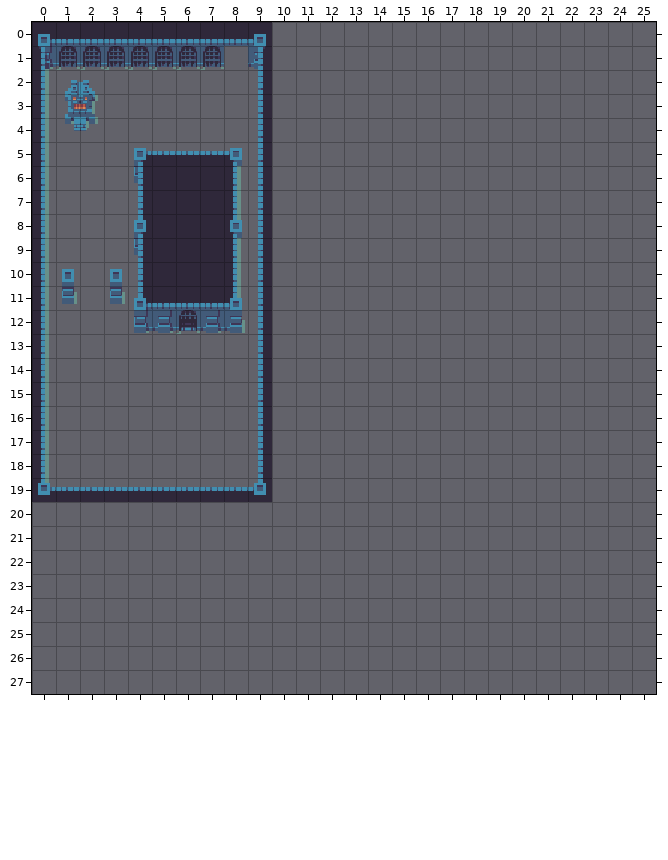
An edit to a level. Tiled map, res/map/map.tmx. Above is the file before it was changed.
Cells are 16x16 px. Shown: x 0..25, y 0..27.
New version:
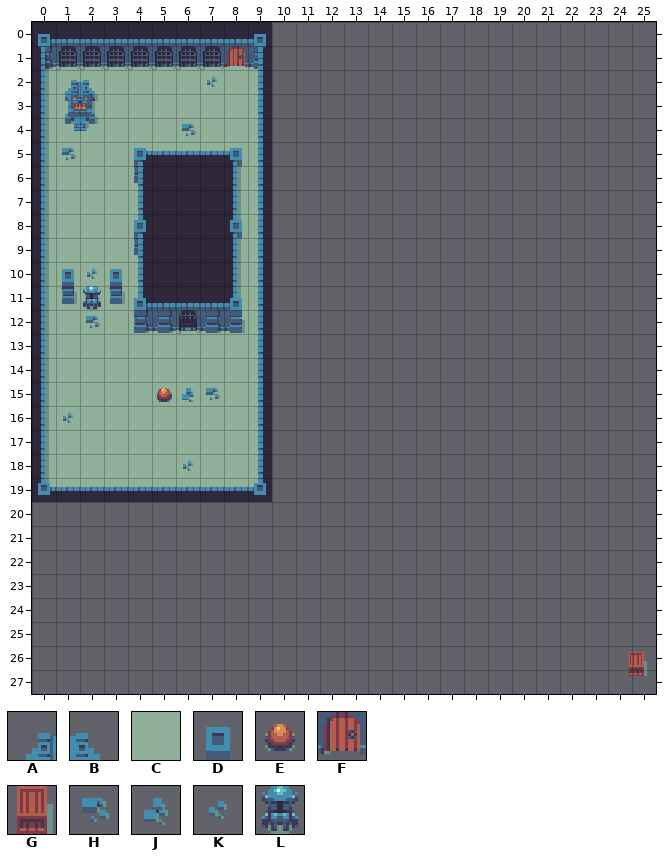
Key: from "dungeon3": A 18, B 19, C 54, D 74, E 164, F 172, G 182, H 183, J 185, K 186, L 187.
_ is an empty cell.
Objects are placed by their top-left corner, in cells (3,4 is the top-left corner of cell 3,4); size is 1x1 cell unless given.
Tiles of an added or newly shown layer are drawn over the layers below it.
The exact change:
Layer "__floor" (now shown):
y 1..5: x 0..9 __________ -> CCCCCCCCCC
y 6..11: x 0..4 _____ -> CCCCC; x 8..9 __ -> CC
y 12..19: x 0..9 __________ -> CCCCCCCCCC
Layer "__bottom_details" (added):
y 2: x 7 _ -> K
y 4: x 6 _ -> H
y 5: x 1 _ -> H
y 10: x 2 _ -> K
y 12: x 2 _ -> H
y 15: x 6..7 __ -> JH
y 16: x 1 _ -> K
y 18: x 6 _ -> K
Layer "Board":
y 2: x 1..2 AB -> __
y 10: x 1 D -> _; x 3 D -> _
Layer "__top_details" (added):
y 2: x 1..2 __ -> AB
y 10: x 1 _ -> D; x 3 _ -> D
Layer "Objects" (now shown):
added: F "Exit" at 8,1
added: L "Enemy" at 2,11
added: E "Player" at 5,15
added: G at 24.7,26.2
Boxes around the changes in both pictures, in picture pixels (x1, y1, x2, y2):
changed: (49, 46, 258, 487)
added: (629, 652, 647, 676)
